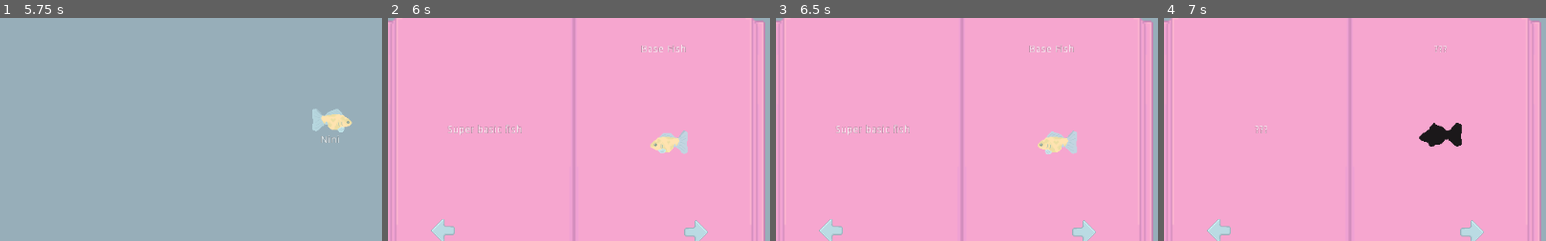
Above: before the commit, frames 1-4 (left to right).
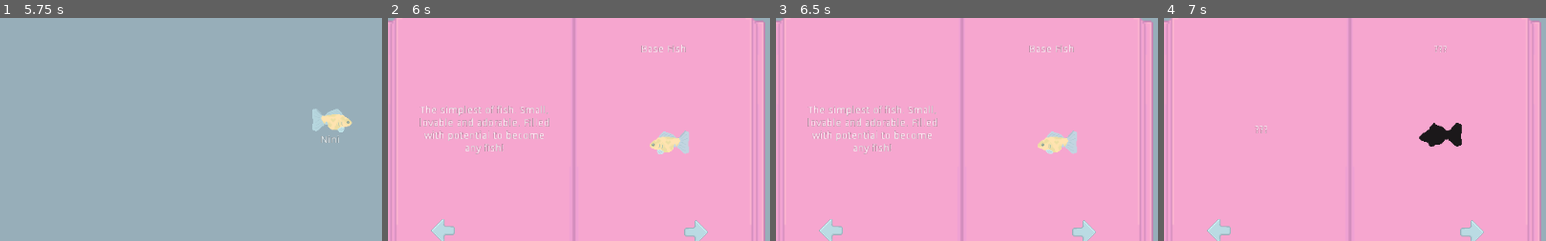
Above: after the commit, the same moments.

Repository: Struckdown/oohgamejam2020
Game: Godot game, scene res://Scenes/MainMenu.tscn
The game is run twice, just before and just after one commit, with the same random seed, the same clock (stepped at 60 frames per second) and the same inputs.
Inputs (mouse positions are % of the whole screen's width and height, from its top left):
- Up to frame 1 (5.75 s): click "Play" at 0.5 s; click "Autofeeders" at 1.25 s; click "Decor" at 2 s; click "Pellets" at 2.75 s; click "Store" at 3.5 s; click "Fish" at 4.25 s; click "Sell" at 5 s
- Up to frame 2 (6 s): click "FishDex" at 5.75 s
- Up to frame 3 (6.5 s): no input
- Up to frame 4 (7 s): click (56, 68) at 6.5 s
The pictures show only the part of the screen within x 15-65%, y 20-70%; the shares and areas given below are measured in that part.

Frame 1 is identical in both runs. In frame 2, 1.7% of the frame differs, in the area x 8-79%, y 39-62%; in frame 3, 1.6%; in frame 4, nothing differs.

Commit message:
Added rainbow fish to fishdex

Diff:
--- a/src/Scenes/FishDex.tscn
+++ b/src/Scenes/FishDex.tscn
@@ -12,6 +12,7 @@
 [ext_resource path="res://Art/Skelefish/Skelefish.png" type="Texture" id=10]
 [ext_resource path="res://Art/HUD Elements/fish sillouete.png" type="Texture" id=11]
 [ext_resource path="res://Art/Diafish/Diafish.png" type="Texture" id=12]
+[ext_resource path="res://Art/Rainbow Fish/Rainbowfish.png" type="Texture" id=13]
 
 [sub_resource type="AtlasTexture" id=1]
 flags = 4
@@ -49,316 +50,321 @@
 region = Rect2( 384, 0, 64, 32 )
 
 [sub_resource type="AtlasTexture" id=8]
+flags = 4
+atlas = ExtResource( 13 )
+region = Rect2( 0, 0, 64, 32 )
+
+[sub_resource type="AtlasTexture" id=9]
+flags = 4
+atlas = ExtResource( 13 )
+region = Rect2( 64, 0, 64, 32 )
+
+[sub_resource type="AtlasTexture" id=10]
+flags = 4
+atlas = ExtResource( 13 )
+region = Rect2( 128, 0, 64, 32 )
+
+[sub_resource type="AtlasTexture" id=11]
+flags = 4
+atlas = ExtResource( 13 )
+region = Rect2( 192, 0, 64, 32 )
+
+[sub_resource type="AtlasTexture" id=12]
+flags = 4
+atlas = ExtResource( 13 )
+region = Rect2( 256, 0, 64, 32 )
+
+[sub_resource type="AtlasTexture" id=13]
+flags = 4
+atlas = ExtResource( 13 )
+region = Rect2( 320, 0, 64, 32 )
+
+[sub_resource type="AtlasTexture" id=14]
+flags = 4
+atlas = ExtResource( 13 )
+region = Rect2( 384, 0, 64, 32 )
+
+[sub_resource type="AtlasTexture" id=15]
+flags = 4
+atlas = ExtResource( 13 )
+region = Rect2( 448, 0, 64, 32 )
+
+[sub_resource type="AtlasTexture" id=16]
+flags = 4
+atlas = ExtResource( 1 )
+region = Rect2( 0, 0, 64, 32 )
+
+[sub_resource type="AtlasTexture" id=17]
+flags = 4
+atlas = ExtResource( 1 )
+region = Rect2( 64, 0, 64, 32 )
+
+[sub_resource type="AtlasTexture" id=18]
+flags = 4
+atlas = ExtResource( 1 )
+region = Rect2( 128, 0, 64, 32 )
+
+[sub_resource type="AtlasTexture" id=19]
+flags = 4
+atlas = ExtResource( 1 )
+region = Rect2( 192, 0, 64, 32 )
+
+[sub_resource type="AtlasTexture" id=20]
+flags = 4
+atlas = ExtResource( 1 )
+region = Rect2( 256, 0, 64, 32 )
+
+[sub_resource type="AtlasTexture" id=21]
+flags = 4
+atlas = ExtResource( 1 )
+region = Rect2( 320, 0, 64, 32 )
+
+[sub_resource type="AtlasTexture" id=22]
+flags = 4
+atlas = ExtResource( 1 )
+region = Rect2( 384, 0, 64, 32 )
+
+[sub_resource type="AtlasTexture" id=23]
+flags = 4
+atlas = ExtResource( 10 )
+region = Rect2( 0, 0, 64, 32 )
+
+[sub_resource type="AtlasTexture" id=24]
+flags = 4
+atlas = ExtResource( 10 )
+region = Rect2( 64, 0, 64, 32 )
+
+[sub_resource type="AtlasTexture" id=25]
+flags = 4
+atlas = ExtResource( 10 )
+region = Rect2( 128, 0, 64, 32 )
+
+[sub_resource type="AtlasTexture" id=26]
+flags = 4
+atlas = ExtResource( 10 )
+region = Rect2( 192, 0, 64, 32 )
+
+[sub_resource type="AtlasTexture" id=27]
+flags = 4
+atlas = ExtResource( 10 )
+region = Rect2( 256, 0, 64, 32 )
+
+[sub_resource type="AtlasTexture" id=28]
+flags = 4
+atlas = ExtResource( 10 )
+region = Rect2( 320, 0, 64, 32 )
+
+[sub_resource type="AtlasTexture" id=29]
+flags = 4
+atlas = ExtResource( 10 )
+region = Rect2( 384, 0, 64, 32 )
+
+[sub_resource type="AtlasTexture" id=30]
+flags = 4
+atlas = ExtResource( 10 )
+region = Rect2( 448, 0, 64, 32 )
+
+[sub_resource type="AtlasTexture" id=31]
+flags = 4
+atlas = ExtResource( 7 )
+region = Rect2( 0, 0, 64, 32 )
+
+[sub_resource type="AtlasTexture" id=32]
+flags = 4
+atlas = ExtResource( 7 )
+region = Rect2( 64, 0, 64, 32 )
+
+[sub_resource type="AtlasTexture" id=33]
+flags = 4
+atlas = ExtResource( 7 )
+region = Rect2( 128, 0, 64, 32 )
+
+[sub_resource type="AtlasTexture" id=34]
+flags = 4
+atlas = ExtResource( 7 )
+region = Rect2( 192, 0, 64, 32 )
+
+[sub_resource type="AtlasTexture" id=35]
+flags = 4
+atlas = ExtResource( 7 )
+region = Rect2( 256, 0, 64, 32 )
+
+[sub_resource type="AtlasTexture" id=36]
+flags = 4
+atlas = ExtResource( 7 )
+region = Rect2( 320, 0, 64, 32 )
+
+[sub_resource type="AtlasTexture" id=37]
+flags = 4
+atlas = ExtResource( 7 )
+region = Rect2( 384, 0, 64, 32 )
+
+[sub_resource type="AtlasTexture" id=38]
+flags = 4
+atlas = ExtResource( 7 )
+region = Rect2( 448, 0, 64, 32 )
+
+[sub_resource type="AtlasTexture" id=39]
+flags = 4
+atlas = ExtResource( 12 )
+region = Rect2( 0, 0, 64, 32 )
+
+[sub_resource type="AtlasTexture" id=40]
+flags = 4
+atlas = ExtResource( 12 )
+region = Rect2( 64, 0, 64, 32 )
+
+[sub_resource type="AtlasTexture" id=41]
+flags = 4
+atlas = ExtResource( 12 )
+region = Rect2( 128, 0, 64, 32 )
+
+[sub_resource type="AtlasTexture" id=42]
+flags = 4
+atlas = ExtResource( 12 )
+region = Rect2( 192, 0, 64, 32 )
+
+[sub_resource type="AtlasTexture" id=43]
+flags = 4
+atlas = ExtResource( 12 )
+region = Rect2( 256, 0, 64, 32 )
+
+[sub_resource type="AtlasTexture" id=44]
+flags = 4
+atlas = ExtResource( 12 )
+region = Rect2( 320, 0, 64, 32 )
+
+[sub_resource type="AtlasTexture" id=45]
+flags = 4
+atlas = ExtResource( 12 )
+region = Rect2( 384, 0, 64, 32 )
+
+[sub_resource type="AtlasTexture" id=46]
+flags = 4
+atlas = ExtResource( 12 )
+region = Rect2( 448, 0, 64, 32 )
+
+[sub_resource type="AtlasTexture" id=47]
+flags = 4
+atlas = ExtResource( 6 )
+region = Rect2( 0, 0, 64, 32 )
+
+[sub_resource type="AtlasTexture" id=48]
+flags = 4
+atlas = ExtResource( 6 )
+region = Rect2( 64, 0, 64, 32 )
+
+[sub_resource type="AtlasTexture" id=49]
+flags = 4
+atlas = ExtResource( 6 )
+region = Rect2( 128, 0, 64, 32 )
+
+[sub_resource type="AtlasTexture" id=50]
+flags = 4
+atlas = ExtResource( 6 )
+region = Rect2( 192, 0, 64, 32 )
+
+[sub_resource type="AtlasTexture" id=51]
+flags = 4
+atlas = ExtResource( 6 )
+region = Rect2( 256, 0, 64, 32 )
+
+[sub_resource type="AtlasTexture" id=52]
+flags = 4
+atlas = ExtResource( 6 )
+region = Rect2( 320, 0, 64, 32 )
+
+[sub_resource type="AtlasTexture" id=53]
+flags = 4
+atlas = ExtResource( 6 )
+region = Rect2( 384, 0, 64, 32 )
+
+[sub_resource type="AtlasTexture" id=54]
+flags = 4
+atlas = ExtResource( 6 )
+region = Rect2( 448, 0, 64, 32 )
+
+[sub_resource type="AtlasTexture" id=55]
+flags = 4
+atlas = ExtResource( 8 )
+region = Rect2( 0, 0, 64, 32 )
+
+[sub_resource type="AtlasTexture" id=56]
+flags = 4
+atlas = ExtResource( 8 )
+region = Rect2( 64, 0, 64, 32 )
+
+[sub_resource type="AtlasTexture" id=57]
+flags = 4
+atlas = ExtResource( 8 )
+region = Rect2( 128, 0, 64, 32 )
+
+[sub_resource type="AtlasTexture" id=58]
+flags = 4
+atlas = ExtResource( 8 )
+region = Rect2( 192, 0, 64, 32 )
+
+[sub_resource type="AtlasTexture" id=59]
+flags = 4
+atlas = ExtResource( 8 )
+region = Rect2( 256, 0, 64, 32 )
+
+[sub_resource type="AtlasTexture" id=60]
+flags = 4
+atlas = ExtResource( 8 )
+region = Rect2( 320, 0, 64, 32 )
+
+[sub_resource type="AtlasTexture" id=61]
+flags = 4
+atlas = ExtResource( 8 )
+region = Rect2( 384, 0, 64, 32 )
+
+[sub_resource type="AtlasTexture" id=62]
+flags = 4
+atlas = ExtResource( 8 )
+region = Rect2( 448, 0, 64, 32 )
+
+[sub_resource type="AtlasTexture" id=63]
 flags = 4
 atlas = ExtResource( 9 )
 region = Rect2( 0, 0, 64, 32 )
 
-[sub_resource type="AtlasTexture" id=9]
+[sub_resource type="AtlasTexture" id=64]
 flags = 4
 atlas = ExtResource( 9 )
 region = Rect2( 64, 0, 64, 32 )
 
-[sub_resource type="AtlasTexture" id=10]
+[sub_resource type="AtlasTexture" id=65]
 flags = 4
 atlas = ExtResource( 9 )
 region = Rect2( 128, 0, 64, 32 )
 
-[sub_resource type="AtlasTexture" id=11]
+[sub_resource type="AtlasTexture" id=66]
 flags = 4
 atlas = ExtResource( 9 )
 region = Rect2( 192, 0, 64, 32 )
 
-[sub_resource type="AtlasTexture" id=12]
+[sub_resource type="AtlasTexture" id=67]
 flags = 4
 atlas = ExtResource( 9 )
 region = Rect2( 256, 0, 64, 32 )
 
-[sub_resource type="AtlasTexture" id=13]
+[sub_resource type="AtlasTexture" id=68]
 flags = 4
 atlas = ExtResource( 9 )
 region = Rect2( 320, 0, 64, 32 )
 
-[sub_resource type="AtlasTexture" id=14]
+[sub_resource type="AtlasTexture" id=69]
 flags = 4
 atlas = ExtResource( 9 )
 region = Rect2( 384, 0, 64, 32 )
 
-[sub_resource type="AtlasTexture" id=15]
+[sub_resource type="AtlasTexture" id=70]
 flags = 4
 atlas = ExtResource( 9 )
 region = Rect2( 448, 0, 64, 32 )
 
-[sub_resource type="AtlasTexture" id=16]
-flags = 4
-atlas = ExtResource( 10 )
-region = Rect2( 0, 0, 64, 32 )
-
-[sub_resource type="AtlasTexture" id=17]
-flags = 4
-atlas = ExtResource( 10 )
-region = Rect2( 64, 0, 64, 32 )
-
-[sub_resource type="AtlasTexture" id=18]
-flags = 4
-atlas = ExtResource( 10 )
-region = Rect2( 128, 0, 64, 32 )
-
-[sub_resource type="AtlasTexture" id=19]
-flags = 4
-atlas = ExtResource( 10 )
-region = Rect2( 192, 0, 64, 32 )
-
-[sub_resource type="AtlasTexture" id=20]
-flags = 4
-atlas = ExtResource( 10 )
-region = Rect2( 256, 0, 64, 32 )
-
-[sub_resource type="AtlasTexture" id=21]
-flags = 4
-atlas = ExtResource( 10 )
-region = Rect2( 320, 0, 64, 32 )
-
-[sub_resource type="AtlasTexture" id=22]
-flags = 4
-atlas = ExtResource( 10 )
-region = Rect2( 384, 0, 64, 32 )
-
-[sub_resource type="AtlasTexture" id=23]
-flags = 4
-atlas = ExtResource( 10 )
-region = Rect2( 448, 0, 64, 32 )
-
-[sub_resource type="AtlasTexture" id=24]
-flags = 4
-atlas = ExtResource( 6 )
-region = Rect2( 0, 0, 64, 32 )
-
-[sub_resource type="AtlasTexture" id=25]
-flags = 4
-atlas = ExtResource( 6 )
-region = Rect2( 64, 0, 64, 32 )
-
-[sub_resource type="AtlasTexture" id=26]
-flags = 4
-atlas = ExtResource( 6 )
-region = Rect2( 128, 0, 64, 32 )
-
-[sub_resource type="AtlasTexture" id=27]
-flags = 4
-atlas = ExtResource( 6 )
-region = Rect2( 192, 0, 64, 32 )
-
-[sub_resource type="AtlasTexture" id=28]
-flags = 4
-atlas = ExtResource( 6 )
-region = Rect2( 256, 0, 64, 32 )
-
-[sub_resource type="AtlasTexture" id=29]
-flags = 4
-atlas = ExtResource( 6 )
-region = Rect2( 320, 0, 64, 32 )
-
-[sub_resource type="AtlasTexture" id=30]
-flags = 4
-atlas = ExtResource( 6 )
-region = Rect2( 384, 0, 64, 32 )
-
-[sub_resource type="AtlasTexture" id=31]
-flags = 4
-atlas = ExtResource( 6 )
-region = Rect2( 448, 0, 64, 32 )
-
-[sub_resource type="AtlasTexture" id=32]
-flags = 4
-atlas = ExtResource( 7 )
-region = Rect2( 0, 0, 64, 32 )
-
-[sub_resource type="AtlasTexture" id=33]
-flags = 4
-atlas = ExtResource( 7 )
-region = Rect2( 64, 0, 64, 32 )
-
-[sub_resource type="AtlasTexture" id=34]
-flags = 4
-atlas = ExtResource( 7 )
-region = Rect2( 128, 0, 64, 32 )
-
-[sub_resource type="AtlasTexture" id=35]
-flags = 4
-atlas = ExtResource( 7 )
-region = Rect2( 192, 0, 64, 32 )
-
-[sub_resource type="AtlasTexture" id=36]
-flags = 4
-atlas = ExtResource( 7 )
-region = Rect2( 256, 0, 64, 32 )
-
-[sub_resource type="AtlasTexture" id=37]
-flags = 4
-atlas = ExtResource( 7 )
-region = Rect2( 320, 0, 64, 32 )
-
-[sub_resource type="AtlasTexture" id=38]
-flags = 4
-atlas = ExtResource( 7 )
-region = Rect2( 384, 0, 64, 32 )
-
-[sub_resource type="AtlasTexture" id=39]
-flags = 4
-atlas = ExtResource( 7 )
-region = Rect2( 448, 0, 64, 32 )
-
-[sub_resource type="AtlasTexture" id=40]
-flags = 4
-atlas = ExtResource( 8 )
-region = Rect2( 0, 0, 64, 32 )
-
-[sub_resource type="AtlasTexture" id=41]
-flags = 4
-atlas = ExtResource( 8 )
-region = Rect2( 64, 0, 64, 32 )
-
-[sub_resource type="AtlasTexture" id=42]
-flags = 4
-atlas = ExtResource( 8 )
-region = Rect2( 128, 0, 64, 32 )
-
-[sub_resource type="AtlasTexture" id=43]
-flags = 4
-atlas = ExtResource( 8 )
-region = Rect2( 192, 0, 64, 32 )
-
-[sub_resource type="AtlasTexture" id=44]
-flags = 4
-atlas = ExtResource( 8 )
-region = Rect2( 256, 0, 64, 32 )
-
-[sub_resource type="AtlasTexture" id=45]
-flags = 4
-atlas = ExtResource( 8 )
-region = Rect2( 320, 0, 64, 32 )
-
-[sub_resource type="AtlasTexture" id=46]
-flags = 4
-atlas = ExtResource( 8 )
-region = Rect2( 384, 0, 64, 32 )
-
-[sub_resource type="AtlasTexture" id=47]
-flags = 4
-atlas = ExtResource( 8 )
-region = Rect2( 448, 0, 64, 32 )
-
-[sub_resource type="AtlasTexture" id=48]
-flags = 4
-atlas = ExtResource( 12 )
-region = Rect2( 0, 0, 64, 32 )
-
-[sub_resource type="AtlasTexture" id=49]
-flags = 4
-atlas = ExtResource( 12 )
-region = Rect2( 64, 0, 64, 32 )
-
-[sub_resource type="AtlasTexture" id=50]
-flags = 4
-atlas = ExtResource( 12 )
-region = Rect2( 128, 0, 64, 32 )
-
-[sub_resource type="AtlasTexture" id=51]
-flags = 4
-atlas = ExtResource( 12 )
-region = Rect2( 192, 0, 64, 32 )
-
-[sub_resource type="AtlasTexture" id=52]
-flags = 4
-atlas = ExtResource( 12 )
-region = Rect2( 256, 0, 64, 32 )
-
-[sub_resource type="AtlasTexture" id=53]
-flags = 4
-atlas = ExtResource( 12 )
-region = Rect2( 320, 0, 64, 32 )
-
-[sub_resource type="AtlasTexture" id=54]
-flags = 4
-atlas = ExtResource( 12 )
-region = Rect2( 384, 0, 64, 32 )
-
-[sub_resource type="AtlasTexture" id=55]
-flags = 4
-atlas = ExtResource( 12 )
-region = Rect2( 448, 0, 64, 32 )
-
-[sub_resource type="AtlasTexture" id=56]
-flags = 4
-atlas = ExtResource( 1 )
-region = Rect2( 0, 0, 64, 32 )
-
-[sub_resource type="AtlasTexture" id=57]
-flags = 4
-atlas = ExtResource( 1 )
-region = Rect2( 64, 0, 64, 32 )
-
-[sub_resource type="AtlasTexture" id=58]
-flags = 4
-atlas = ExtResource( 1 )
-region = Rect2( 128, 0, 64, 32 )
-
-[sub_resource type="AtlasTexture" id=59]
-flags = 4
-atlas = ExtResource( 1 )
-region = Rect2( 192, 0, 64, 32 )
-
-[sub_resource type="AtlasTexture" id=60]
-flags = 4
-atlas = ExtResource( 1 )
-region = Rect2( 256, 0, 64, 32 )
-
-[sub_resource type="AtlasTexture" id=61]
-flags = 4
-atlas = ExtResource( 1 )
-region = Rect2( 320, 0, 64, 32 )
-
-[sub_resource type="AtlasTexture" id=62]
-flags = 4
-atlas = ExtResource( 1 )
-region = Rect2( 384, 0, 64, 32 )
-
-[sub_resource type="AtlasTexture" id=63]
-flags = 4
-atlas = ExtResource( 1 )
-region = Rect2( 0, 0, 64, 32 )
-
-[sub_resource type="AtlasTexture" id=64]
-flags = 4
-atlas = ExtResource( 1 )
-region = Rect2( 64, 0, 64, 32 )
-
-[sub_resource type="AtlasTexture" id=65]
-flags = 4
-atlas = ExtResource( 1 )
-region = Rect2( 128, 0, 64, 32 )
-
-[sub_resource type="AtlasTexture" id=66]
-flags = 4
-atlas = ExtResource( 1 )
-region = Rect2( 192, 0, 64, 32 )
-
-[sub_resource type="AtlasTexture" id=67]
-flags = 4
-atlas = ExtResource( 1 )
-region = Rect2( 256, 0, 64, 32 )
-
-[sub_resource type="AtlasTexture" id=68]
-flags = 4
-atlas = ExtResource( 1 )
-region = Rect2( 320, 0, 64, 32 )
-
-[sub_resource type="AtlasTexture" id=69]
-flags = 4
-atlas = ExtResource( 1 )
-region = Rect2( 384, 0, 64, 32 )
-
-[sub_resource type="SpriteFrames" id=70]
+[sub_resource type="SpriteFrames" id=71]
 animations = [ {
 "frames": [ SubResource( 1 ), SubResource( 2 ), SubResource( 3 ), SubResource( 4 ), SubResource( 5 ), SubResource( 6 ), SubResource( 7 ) ],
 "loop": true,
@@ -367,42 +373,42 @@
 }, {
 "frames": [ SubResource( 8 ), SubResource( 9 ), SubResource( 10 ), SubResource( 11 ), SubResource( 12 ), SubResource( 13 ), SubResource( 14 ), SubResource( 15 ) ],
 "loop": true,
-"name": "shadow",
+"name": "rainbow",
 "speed": 5.0
 }, {
-"frames": [ SubResource( 16 ), SubResource( 17 ), SubResource( 18 ), SubResource( 19 ), SubResource( 20 ), SubResource( 21 ), SubResource( 22 ), SubResource( 23 ) ],
+"frames": [ SubResource( 16 ), SubResource( 17 ), SubResource( 18 ), SubResource( 19 ), SubResource( 20 ), SubResource( 21 ), SubResource( 22 ) ],
+"loop": true,
+"name": "basefish",
+"speed": 5.0
+}, {
+"frames": [ SubResource( 23 ), SubResource( 24 ), SubResource( 25 ), SubResource( 26 ), SubResource( 27 ), SubResource( 28 ), SubResource( 29 ), SubResource( 30 ) ],
 "loop": true,
 "name": "skele",
 "speed": 5.0
 }, {
-"frames": [ SubResource( 24 ), SubResource( 25 ), SubResource( 26 ), SubResource( 27 ), SubResource( 28 ), SubResource( 29 ), SubResource( 30 ), SubResource( 31 ) ],
+"frames": [ SubResource( 31 ), SubResource( 32 ), SubResource( 33 ), SubResource( 34 ), SubResource( 35 ), SubResource( 36 ), SubResource( 37 ), SubResource( 38 ) ],
+"loop": true,
+"name": "uberfish",
+"speed": 5.0
+}, {
+"frames": [ SubResource( 39 ), SubResource( 40 ), SubResource( 41 ), SubResource( 42 ), SubResource( 43 ), SubResource( 44 ), SubResource( 45 ), SubResource( 46 ) ],
+"loop": true,
+"name": "diamond",
+"speed": 5.0
+}, {
+"frames": [ SubResource( 47 ), SubResource( 48 ), SubResource( 49 ), SubResource( 50 ), SubResource( 51 ), SubResource( 52 ), SubResource( 53 ), SubResource( 54 ) ],
 "loop": true,
 "name": "unifish",
 "speed": 5.0
 }, {
-"frames": [ SubResource( 32 ), SubResource( 33 ), SubResource( 34 ), SubResource( 35 ), SubResource( 36 ), SubResource( 37 ), SubResource( 38 ), SubResource( 39 ) ],
-"loop": true,
-"name": "uberfish",
-"speed": 5.0
-}, {
-"frames": [ SubResource( 40 ), SubResource( 41 ), SubResource( 42 ), SubResource( 43 ), SubResource( 44 ), SubResource( 45 ), SubResource( 46 ), SubResource( 47 ) ],
+"frames": [ SubResource( 55 ), SubResource( 56 ), SubResource( 57 ), SubResource( 58 ), SubResource( 59 ), SubResource( 60 ), SubResource( 61 ), SubResource( 62 ) ],
 "loop": true,
 "name": "goldfish",
 "speed": 5.0
 }, {
-"frames": [ SubResource( 48 ), SubResource( 49 ), SubResource( 50 ), SubResource( 51 ), SubResource( 52 ), SubResource( 53 ), SubResource( 54 ), SubResource( 55 ) ],
+"frames": [ SubResource( 63 ), SubResource( 64 ), SubResource( 65 ), SubResource( 66 ), SubResource( 67 ), SubResource( 68 ), SubResource( 69 ), SubResource( 70 ) ],
 "loop": true,
-"name": "diamond",
-"speed": 5.0
-}, {
-"frames": [ SubResource( 56 ), SubResource( 57 ), SubResource( 58 ), SubResource( 59 ), SubResource( 60 ), SubResource( 61 ), SubResource( 62 ) ],
-"loop": true,
-"name": "basefish",
-"speed": 5.0
-}, {
-"frames": [ SubResource( 63 ), SubResource( 64 ), SubResource( 65 ), SubResource( 66 ), SubResource( 67 ), SubResource( 68 ), SubResource( 69 ) ],
-"loop": true,
-"name": "rainbow",
+"name": "shadow",
 "speed": 5.0
 } ]
 
@@ -514,7 +520,7 @@
 margin_top = 7.78394
 margin_right = -207.593
 margin_bottom = -57.784
-text = "Super basic fish"
+text = "The simplest of fish. Small, lovable and adorable. Filled with potential to become any fish!"
 align = 1
 valign = 1
 autowrap = true
@@ -524,9 +530,8 @@
 
 [node name="AnimatedSprite" type="AnimatedSprite" parent="Master/Content/BasicFish"]
 position = Vector2( 331.721, 164.916 )
-frames = SubResource( 70 )
+frames = SubResource( 71 )
 animation = "basefish"
-frame = 3
 playing = true
 
 [node name="BasicFishMed" type="Control" parent="Master/Content"]
@@ -566,7 +571,7 @@
 margin_top = 7.78394
 margin_right = -207.593
 margin_bottom = -57.784
-text = "Super basic fish, but big"
+text = "When a little fish eats a lot of food, it stops being a little fish and becomes a medium fish."
 align = 1
 valign = 1
 autowrap = true
@@ -577,8 +582,9 @@
 [node name="AnimatedSprite" type="AnimatedSprite" parent="Master/Content/BasicFishMed"]
 position = Vector2( 331.721, 164.916 )
 scale = Vector2( 1.5, 1.5 )
-frames = SubResource( 70 )
+frames = SubResource( 71 )
 animation = "basefish"
+frame = 4
 playing = true
 
 [node name="BasicFishBig" type="Control" parent="Master/Content"]
@@ -618,7 +624,7 @@
 margin_top = 7.78394
 margin_right = -184.593
 margin_bottom = -57.784
-text = "Super basic fish. But really big. Like, max big."
+text = "Once a fish has eaten enough without any special diet, it becomes a large fish. Notes indicate that this fish reacts oddly to a large amount of blue pellets."
 align = 1
 valign = 1
 autowrap = true
@@ -629,9 +635,9 @@
 [node name="AnimatedSprite" type="AnimatedSprite" parent="Master/Content/BasicFishBig"]
 position = Vector2( 331.721, 164.916 )
 scale = Vector2( 2, 2 )
-frames = SubResource( 70 )
+frames = SubResource( 71 )
 animation = "basefish"
-frame = 6
+frame = 3
 playing = true
 
 [node name="DiamondFIsh" type="Control" parent="Master/Content"]
@@ -682,9 +688,9 @@
 [node name="AnimatedSprite" type="AnimatedSprite" parent="Master/Content/DiamondFIsh"]
 position = Vector2( 331.721, 164.916 )
 scale = Vector2( 2, 2 )
-frames = SubResource( 70 )
+frames = SubResource( 71 )
 animation = "diamond"
-frame = 6
+frame = 1
 playing = true
 
 [node name="GoldFishMed" type="Control" parent="Master/Content"]
@@ -735,9 +741,9 @@
 [node name="AnimatedSprite" type="AnimatedSprite" parent="Master/Content/GoldFishMed"]
 position = Vector2( 331.721, 164.916 )
 scale = Vector2( 1.5, 1.5 )
-frames = SubResource( 70 )
+frames = SubResource( 71 )
 animation = "goldfish"
-frame = 6
+frame = 1
 playing = true
 
 [node name="GoldFishBig" type="Control" parent="Master/Content"]
@@ -788,9 +794,9 @@
 [node name="AnimatedSprite" type="AnimatedSprite" parent="Master/Content/GoldFishBig"]
 position = Vector2( 331.721, 164.916 )
 scale = Vector2( 2, 2 )
-frames = SubResource( 70 )
+frames = SubResource( 71 )
 animation = "goldfish"
-frame = 4
+frame = 7
 playing = true
 
 [node name="ShadowFish" type="Control" parent="Master/Content"]
@@ -841,9 +847,9 @@
 [node name="AnimatedSprite" type="AnimatedSprite" parent="Master/Content/ShadowFish"]
 position = Vector2( 331.721, 164.916 )
 scale = Vector2( 1.5, 1.5 )
-frames = SubResource( 70 )
+frames = SubResource( 71 )
 animation = "shadow"
-frame = 2
+frame = 5
 playing = true
 
 [node name="SkeletonFish" type="Control" parent="Master/Content"]
@@ -894,9 +900,9 @@
 [node name="AnimatedSprite" type="AnimatedSprite" parent="Master/Content/SkeletonFish"]
 position = Vector2( 331.721, 164.916 )
 scale = Vector2( 2, 2 )
-frames = SubResource( 70 )
+frames = SubResource( 71 )
 animation = "skele"
-frame = 7
+frame = 2
 playing = true
 
 [node name="UniFish" type="Control" parent="Master/Content"]
@@ -947,9 +953,9 @@
 [node name="AnimatedSprite" type="AnimatedSprite" parent="Master/Content/UniFish"]
 position = Vector2( 331.721, 164.916 )
 scale = Vector2( 1.5, 1.5 )
-frames = SubResource( 70 )
+frames = SubResource( 71 )
 animation = "unifish"
-frame = 3
+frame = 6
 playing = true
 
 [node name="UberFish" type="Control" parent="Master/Content"]
@@ -1000,8 +1006,9 @@
 [node name="AnimatedSprite" type="AnimatedSprite" parent="Master/Content/UberFish"]
 position = Vector2( 331.721, 164.916 )
 scale = Vector2( 2, 2 )
-frames = SubResource( 70 )
+frames = SubResource( 71 )
 animation = "uberfish"
+frame = 3
 playing = true
 
 [node name="RainbowFish" type="Control" parent="Master/Content"]
@@ -1052,9 +1059,9 @@
 [node name="AnimatedSprite" type="AnimatedSprite" parent="Master/Content/RainbowFish"]
 position = Vector2( 331.721, 164.916 )
 scale = Vector2( 2, 2 )
-frames = SubResource( 70 )
+frames = SubResource( 71 )
 animation = "rainbow"
-frame = 4
+frame = 3
 playing = true
 
 [node name="MysteryFish" type="Control" parent="Master"]
Not shown, added: src/Art/Rainbow Fish/Rainbowfish.png.import
Not shown: 1 places in src/Scenes/FishDex.tscn that only renumber resources
